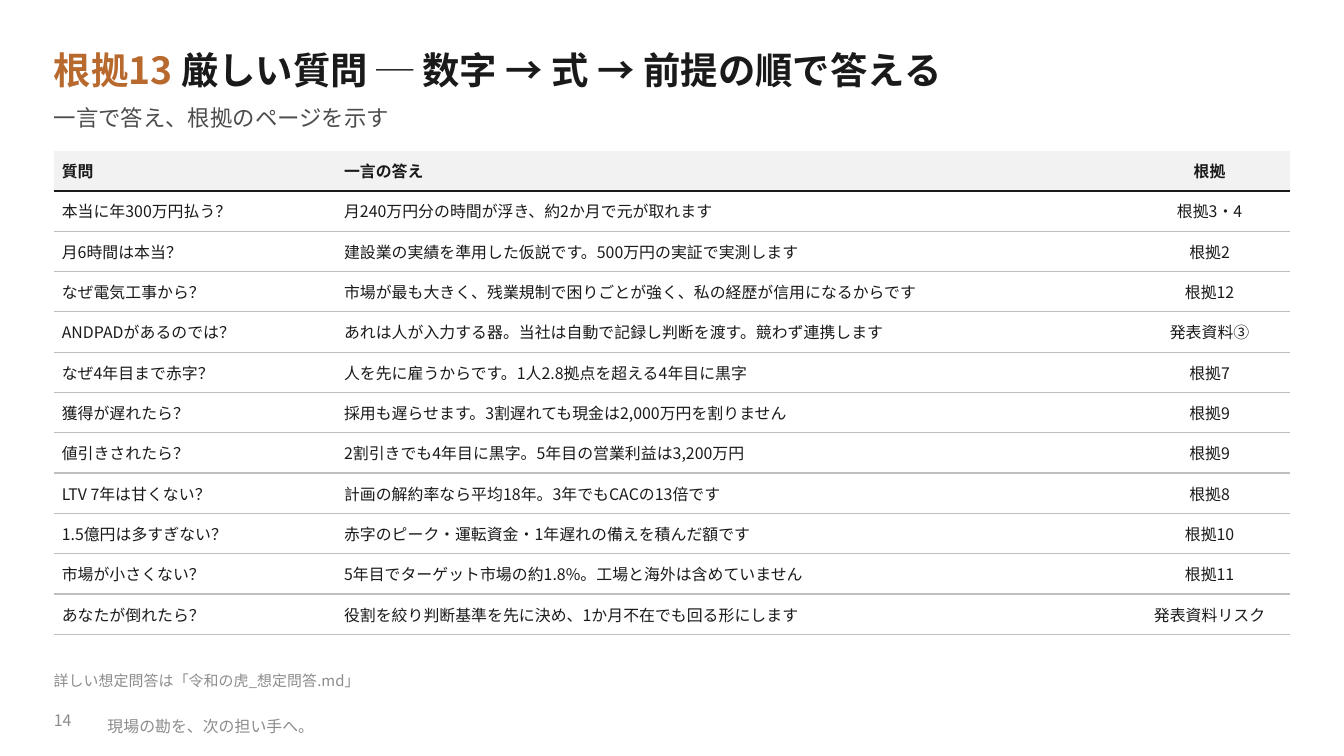
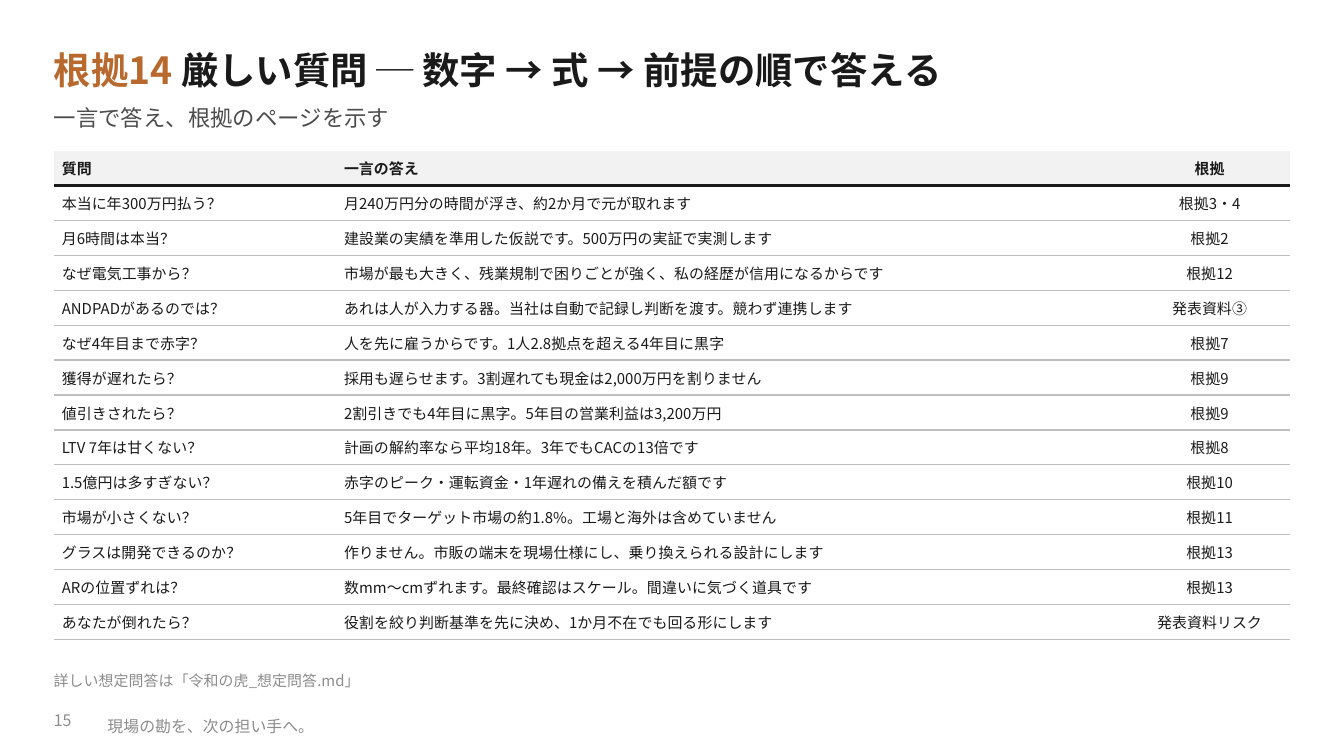
Before and after one commit to SEITOSHIKI/-ai-commute-audio-, a slide deck: slide 15 of deck/令和の虎_理論武装版_数字の根拠.pptx (slide 14 before the commit). Drawn at 1344x756 pixels with LibreOffice and Linux fonts; fonts in the diff are those of the drawing; background and template pictures are left out. Boxes give left, top, right and bottom in pixels: in the first picture for what was removed or moved away, otherwise in the second. Text is boxed around its words. In the diff, an @@ line names an element or a change of style, - is before the commit and + after.

```diff
--- a/deck/令和の虎_理論武装版_数字の根拠.pptx
+++ b/deck/令和の虎_理論武装版_数字の根拠.pptx
@@ text at (x1=54, y1=52, x2=941, y2=88): text changed @@
-根拠13 厳しい質問 ─ 数字 → 式 → 前提の順で答える
+根拠14 厳しい質問 ─ 数字 → 式 → 前提の順で答える
@@ table at (x1=54, y1=151, x2=1290, y2=634) @@
+row 12: グラスは開発できるのか？ | 作りません。市販の端末を現場仕様にし、乗り換えられる設計にします | 根拠13
+row 13: ARの位置ずれは？ | 数mm〜cmずれます。最終確認はスケール。間違いに気づく道具です | 根拠13
@@ page number at (x1=54, y1=714, x2=72, y2=726): text changed @@
-14
+15
```
Also in this commit, not shown: 2 other slides changed, 1 slide added, 13 other files.
